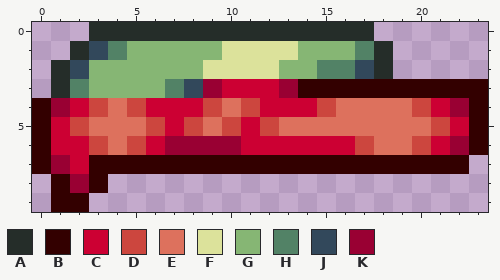
File history of a pixel-art sprite, Items/SpiderQueenGear/SpiderRocketLauncher.png. That is the earlier state.
The file is 50x20 pixels, drawn in blocks of 2x2; one block is one cell here. The old version is drawn lined up with the new one, on the new canvas.
Palette (. is transparent): A #252d29  B #330000  C #cc0033  D #cc463e  E #dd715d  F #dce29b  G #86b674  H #528266  J #32485b  K #990033
Pixels before, first column x 0:
 0 ...AAAAAAAAAAAAAAA......
 1 ..AJHGGGGGFFFFGGGHA.....
 2 .AJGGGGGGFFFFGGHHJA.....
 3 .AHGGGGHJKCCCKBBBBBBBBBB
 4 BKCDEDCCCDEDCCCDEEEEDCKB
 5 BCDEEEDCDEDCDEEEEEEEEDCB
 6 BCCDEDCKKKKCCCCCCDEEDCKB
 7 BKCBBBBBBBBBBBBBBBBBBBB.
 8 .BKB....................
 9 .BB.....................
After the commit:
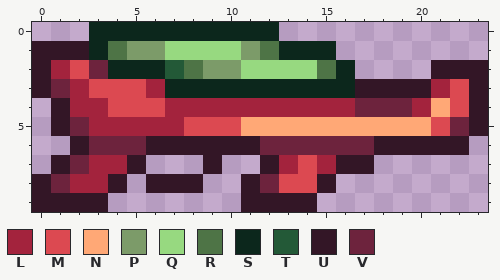
Colours new in this view: L #a3233d  M #dc4951  N #ffa876  P #7c9b69  Q #97d980  R #4e7446  S #0c271c  T #235937  U #331626  V #6d233d
What changed:
canvas 25x10 -> 24x10 (the part of the old canvas that was cut away was empty and is not shown)
Changed rows in their new state; - is an unchanged pixel.
first column x 0:
 0 ---SSSSSSSSSS.....------
 1 UUUSRPPQQQQPRSSS...-----
 2 ULMVSSSTRPPQQQQRS..--UUU
 3 UVLMMMLSSSSSSSSSSUUUULMU
 4 .ULLMMMLLLLLLLLLLVVVLNMU
 5 .UVLLLLLMMMNNNNNNNNNNMVU
 6 ..UVVVUUUUUUVVVVVVUUUUU.
 7 .UVLLU...U..ULMLUU.....-
 8 UVLLU-UUU--UVMMU--------
 9 UUUU-------UUUU---------
